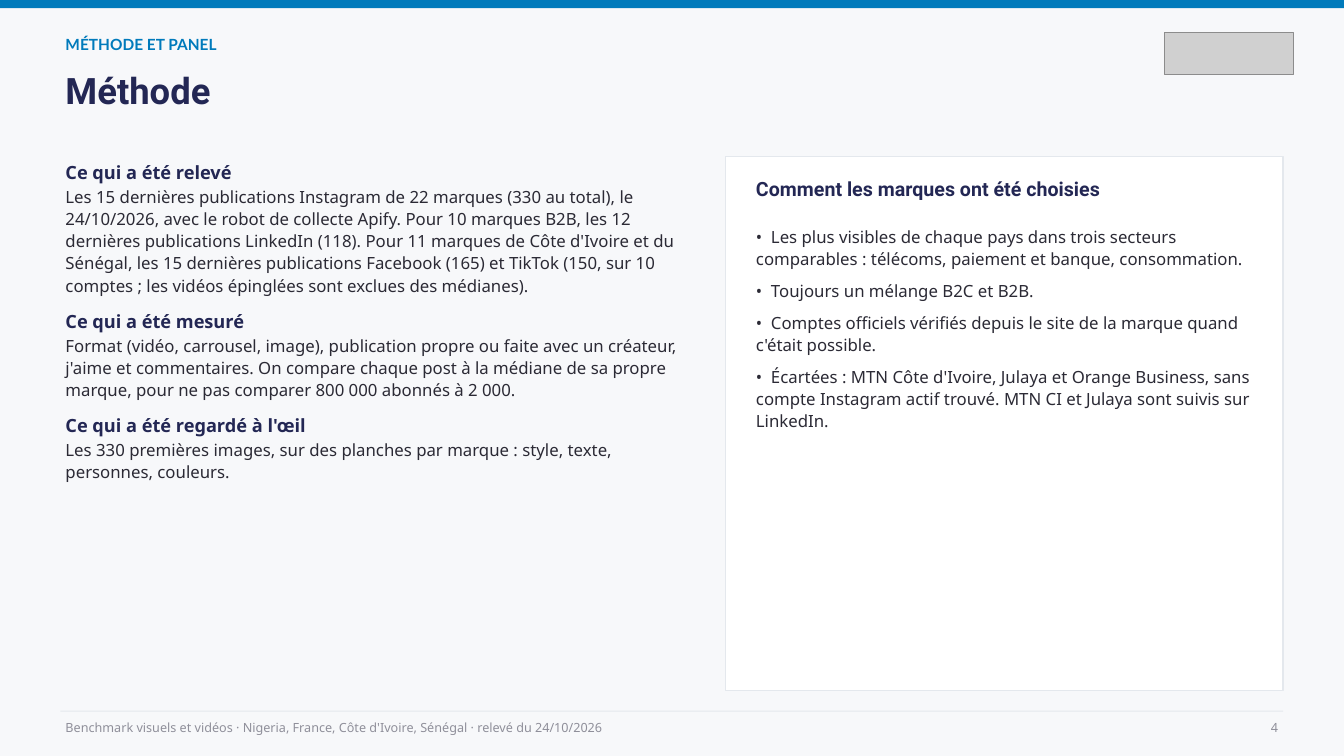
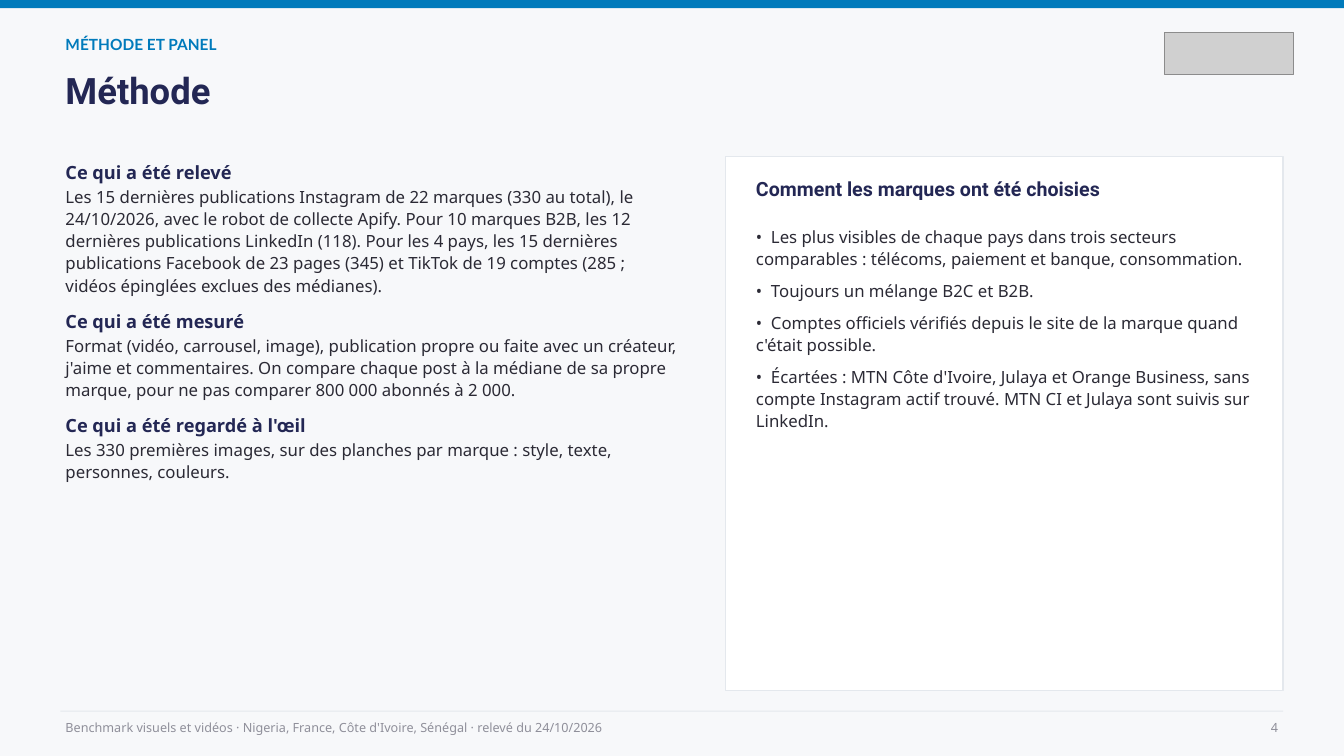
Before and after one commit to leslita06/fatima-unifood-fictif, a slide deck: slide 4 of benchmark-visuels/2026-10-24_benchmark-visuels-videos.pptx. Drawn at 1344x756 pixels with LibreOffice and Linux fonts; fonts in the diff are those of the drawing; grey boxes stand for pictures. Boxes give left, top, right and bottom in pixels: in the first picture for what was removed or moved away, otherwise in the second. Text is boxed around its words. In the diff, an @@ line names an element or a change of style, - is before the commit and + after.

```diff
--- a/benchmark-visuels/2026-10-24_benchmark-visuels-videos.pptx
+++ b/benchmark-visuels/2026-10-24_benchmark-visuels-videos.pptx
@@ text at <box>65,190,634,296</box>: text changed @@
-Les 15 dernières publications Instagram de 22 marques (330 au total), le 24/10/2026, avec le robot de collecte Apify. Pour 10 marques B2B, les 12 dernières publications LinkedIn (118). Pour 11 marques de Côte d'Ivoire et du Sénégal, les 15 dernières publications Facebook (165) et TikTok (150, sur 10 comptes ; les vidéos épinglées sont exclues des médianes).
+Les 15 dernières publications Instagram de 22 marques (330 au total), le 24/10/2026, avec le robot de collecte Apify. Pour 10 marques B2B, les 12 dernières publications LinkedIn (118). Pour les 4 pays, les 15 dernières publications Facebook de 23 pages (345) et TikTok de 19 comptes (285 ; vidéos épinglées exclues des médianes).
```
Also in this commit, not shown: 7 other slides changed, 3 slides added, 1 other file.
